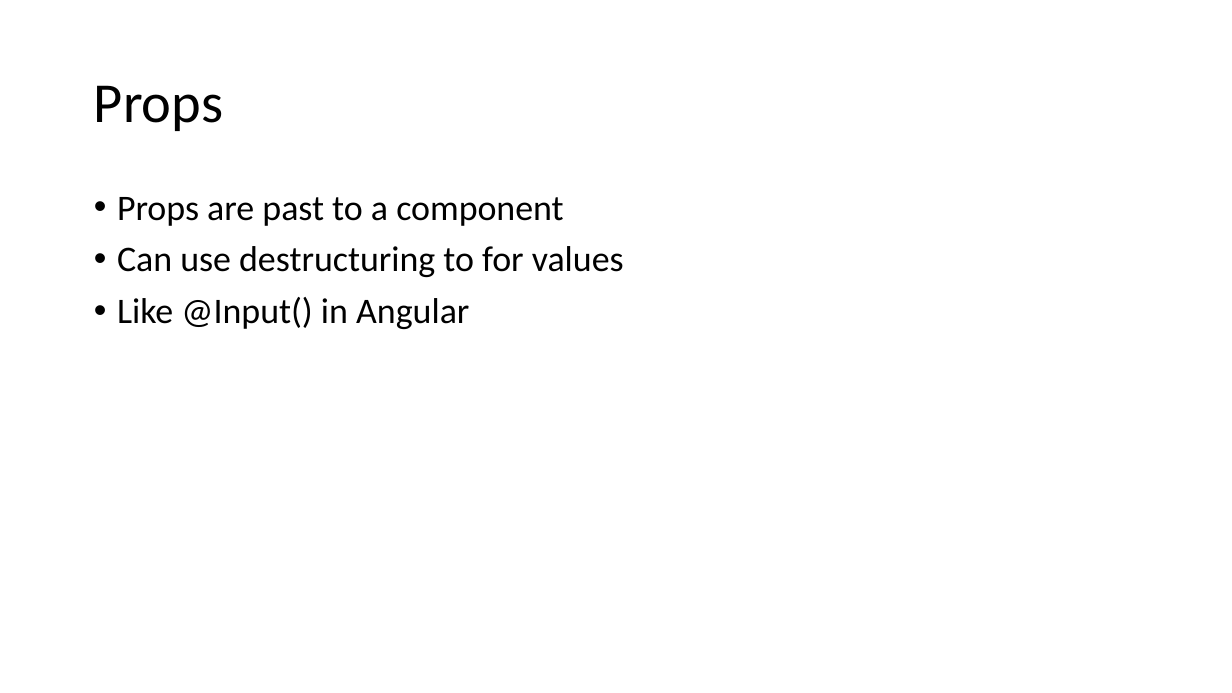
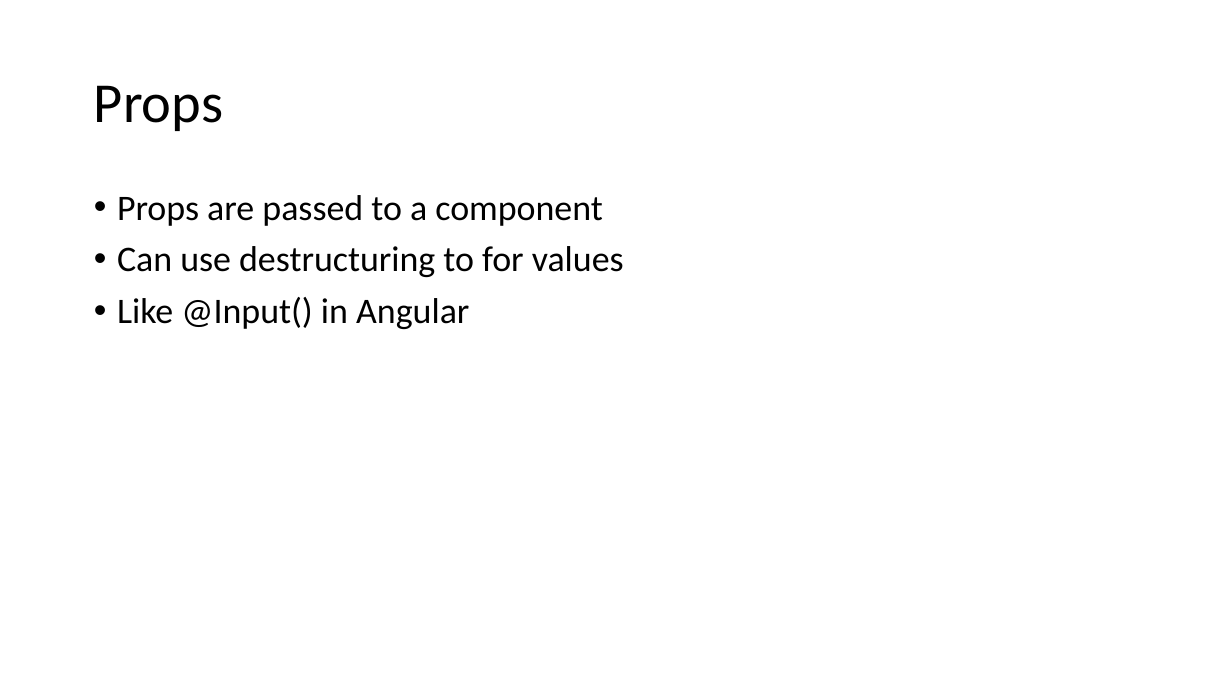
Before and after one commit to bchirgwin/wp-course, a slide deck: slide 6 of slides/day-21.pptx. Drawn at 1232x693 pixels with LibreOffice and Linux fonts; fonts in the diff are those of the drawing. Boxes give left, top, right and bottom in pixels: in the first picture for what was removed or moved away, otherwise in the second. Text is boxed around its words. In the diff, an @@ line names an element or a change of style, - is before the commit and + after.

Commit message:
add slides

```diff
--- a/slides/day-21.pptx
+++ b/slides/day-21.pptx
@@ text at box(117, 195, 602, 226): text changed @@
-• Props are past to a component
+• Props are passed to a component
```
